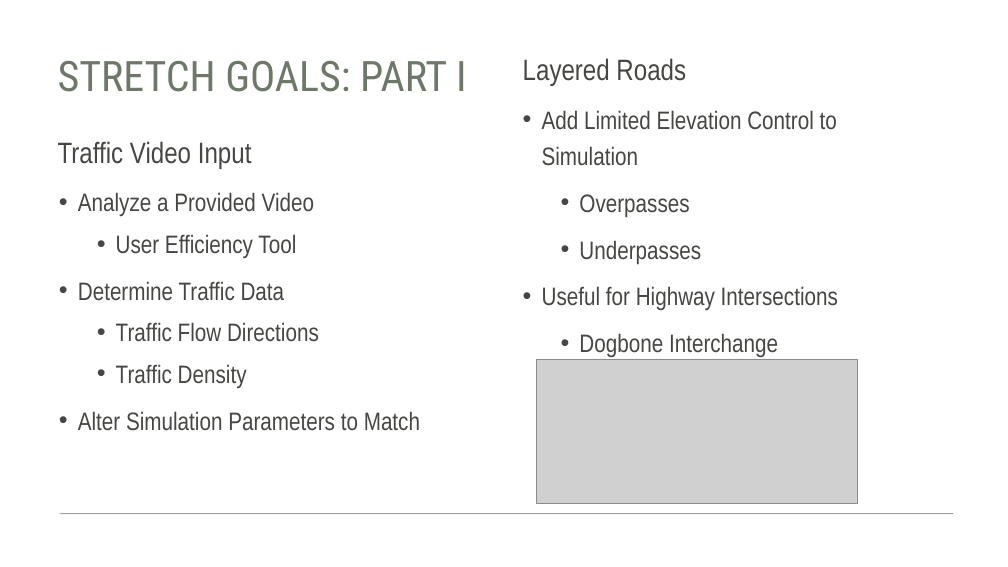
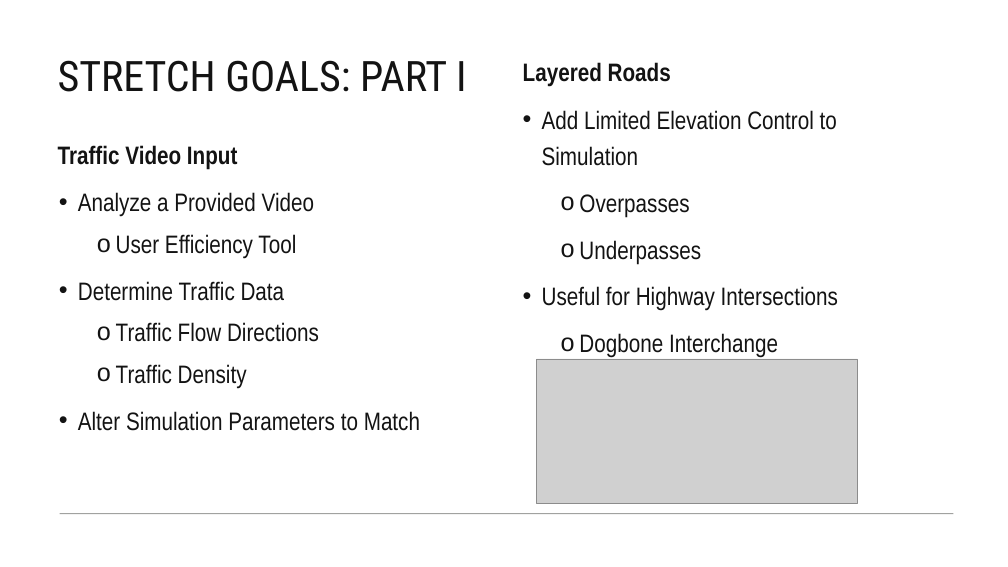
Before and after one commit to Team-Gala-JP/Team-Gala-JP, a slide deck: slide 9 of Traffic Sim.pptx (slide 3 before the commit). Drawn at 1008x567 pixels with LibreOffice and Linux fonts; fonts in the diff are those of the drawing; grey boxes stand for pictures. Boxes give left, top, right and bottom in pixels: in the first picture for what was removed or moved away, otherwise in the second. Text is boxed around its words. In the diff, an @@ line names an element or a change of style, - is before the commit and + after.

```diff
--- a/Traffic Sim.pptx
+++ b/Traffic Sim.pptx
@@ title "STRETCH GOALS: PART I" at box(58, 60, 466, 92): text colour #6E7868 to #131313 @@
@@ text "Layered Roads" at box(523, 62, 671, 87): size 28 to 24 pt, text colour #444742 to #131313, bold on @@
@@ text "Traffic Video Input" at box(58, 145, 237, 170): size 28 to 24 pt, text colour #444742 to #131313, bold on @@
@@ text "Add Limited Elevation Control to ..." at box(542, 110, 838, 358): text colour #444742 to #131313; bullet • to o @@
@@ text "Analyze a Provided Video" at box(78, 192, 420, 431): text colour #444742 to #131313; bullet • to o @@
```
Also in this commit, not shown: 5 other slides changed, 3 slides added.
